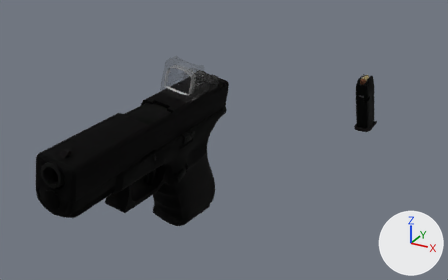
The FBX model Blends/GUN-Glock.fbx, before and after one commit.
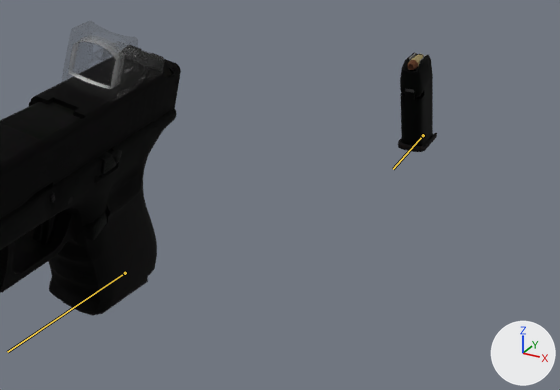
There are two pictures of each version: one whole from a 50 mm lens placed at (0.243, -0.79, 0.073), pointed at (-0.073, -0.217, -0.213), one close up on the part from 28% to 100% of the width and 16% to 96% of the height. The lights are fixed; the arrows at lower right show +X, +Y and +Z. Both versions are drawn at frame 100 of the action '1Glock|GUN_Glock_Reload'; the numbers are the values there. The bones that change are drawn over the model as lines in the close-ups.

The first close-up shows 'BulletMag1', 'Glock23', 'Mag1', 'Mag2', 'RDS', 'Slide'.
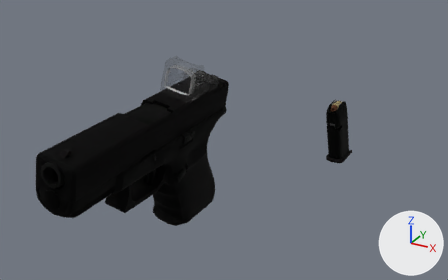
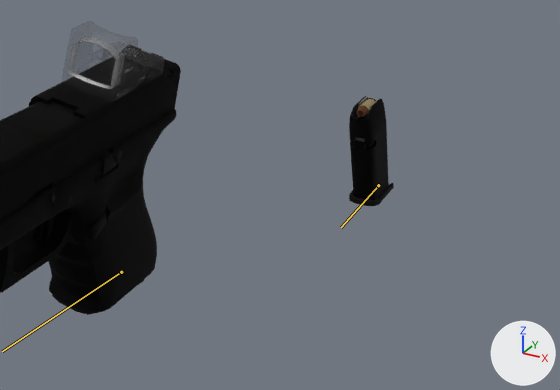
Changed parts and their boxes [x1, y1, x2, y2] in the close-ups (560 x 390 px):
'Mag1', posed (15% wider, 11% taller): before [398, 53, 437, 152]; after [349, 96, 394, 206]
'BulletMag1', posed (18% wider, 18% taller): before [408, 54, 424, 70]; after [357, 98, 376, 117]
'Mag2', posed: before [62, 276, 148, 316]; after [52, 280, 144, 315]
bone 'Mag1', root to tip: before (423, 135) to (393, 169); after (378, 185) to (341, 227)
bone 'Mag2', root to tip: before (125, 273) to (7, 352); after (121, 272) to (2, 351)

The edits, one by one:
Bone 'Mag1' (bone_mag1) moves from (2.03, -46.68, -9.77) to (1.99, -32.93, -9.77).
Bone 'Mag2' (bone_mag2) moves from (-1.85, 5.35, -10.03) to (-1.8, 5.85, -10.17).
Bone 'Mag2' (bone_mag2) turns from (14, -11, 1) to (14, -10, 1) degrees about its own x, y and z.
